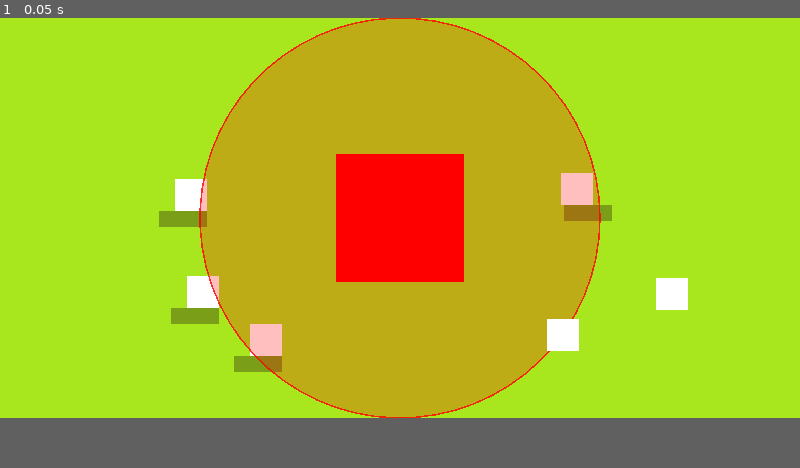
Above: before the commit, frame 1.
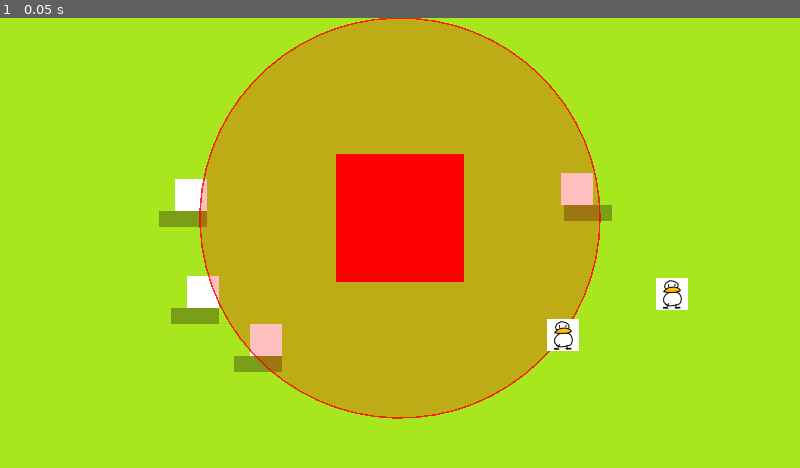
Above: after the commit, the same moment.

Repository: Sukimo/Duck_Tactics
Game: Godot game, scene res://Scene/arena_2d.tscn
The game is run twice, just before and just after one commit, with the same random seed, the same clock (stepped at 60 frames per second) and the same inputs.
Inputs:
- Up to frame 1 (0.05 s): no input
In our replay, the window is 800x400 before the commit and 800x450 after it. These sizes can differ from the game's own. Grey fills any space a smaller window leaves; there, only what the larger window draws over its background counts as a difference.

The runs differ from the first frame. In frame 1, 0.1% of the frame differs, in the area x 49-86%, y 58-90%.

Commit message:
[Add] sprite_mockup
scene resolution changed , test sprite png

Diff:
--- a/Scene/arena_2d.tscn
+++ b/Scene/arena_2d.tscn
@@ -6,15 +6,15 @@
 [ext_resource type="PackedScene" uid="uid://dg6buts2tf6ws" path="res://units/range_duck.tscn" id="5_7e173"]
 
 [sub_resource type="NavigationPolygon" id="NavigationPolygon_4ecip"]
-vertices = PackedVector2Array(779.02344, 17.929688, 779.96875, 382.96875, 16.921875, 381.02344, 14.0703125, 13.0625)
+vertices = PackedVector2Array(778.9531, 17.929688, 777.0469, 426, 20.84375, 426, 14.15625, 13.0625)
 polygons = Array[PackedInt32Array]([PackedInt32Array(0, 1, 2, 3)])
-outlines = Array[PackedVector2Array]([PackedVector2Array(789, 8, 790, 393, 7, 391, 4, 3)])
+outlines = Array[PackedVector2Array]([PackedVector2Array(789, 8, 787, 436, 11, 436, 4, 3)])
 
 [node name="Arena2D" type="Node2D" unique_id=1399404612]
 
 [node name="BG" type="ColorRect" parent="." unique_id=2118744463]
 offset_right = 800.0
-offset_bottom = 400.0
+offset_bottom = 450.0
 color = Color(0.65882355, 0.9019608, 0.11372549, 1)
 
 [node name="Camera2D" type="Camera2D" parent="." unique_id=1840305265]
--- a/project.godot
+++ b/project.godot
@@ -18,9 +18,9 @@
 [display]
 
 window/size/viewport_width=800
-window/size/viewport_height=400
+window/size/viewport_height=450
 window/size/window_width_override=1600
-window/size/window_height_override=800
+window/size/window_height_override=900
 window/stretch/mode="viewport"
 
 [dotnet]
--- a/units/duck.tscn
+++ b/units/duck.tscn
@@ -1,7 +1,7 @@
 [gd_scene format=3 uid="uid://b5n1lfuy8wd1o"]
 
-[ext_resource type="Texture2D" uid="uid://ce6o71538cywk" path="res://cube32.png" id="1_defs6"]
 [ext_resource type="Script" uid="uid://chhrvij7vrib2" path="res://units/duck.gd" id="1_txoiq"]
+[ext_resource type="Texture2D" uid="uid://brtc57awtjdat" path="res://sprites/duck_v1.png" id="2_q20hg"]
 
 [sub_resource type="RectangleShape2D" id="RectangleShape2D_txoiq"]
 size = Vector2(32, 32)
@@ -10,7 +10,7 @@
 script = ExtResource("1_txoiq")
 
 [node name="Sprite2D" type="Sprite2D" parent="." unique_id=727289044]
-texture = ExtResource("1_defs6")
+texture = ExtResource("2_q20hg")
 
 [node name="CollisionShape2D" type="CollisionShape2D" parent="." unique_id=472093862]
 shape = SubResource("RectangleShape2D_txoiq")
--- a/units/melee_duck.tscn
+++ b/units/melee_duck.tscn
@@ -1,7 +1,7 @@
 [gd_scene format=3 uid="uid://cyntornrl8nbf"]
 
 [ext_resource type="Script" uid="uid://ctvlk57sns1bt" path="res://units/melee_duck.gd" id="1_fydtf"]
-[ext_resource type="Texture2D" uid="uid://ce6o71538cywk" path="res://cube32.png" id="2_vt4yn"]
+[ext_resource type="Texture2D" uid="uid://djumuu38bf2o8" path="res://sprites/duckNearest_v1.png" id="2_vt4yn"]
 [ext_resource type="Script" uid="uid://dufoubqahcdi" path="res://components/melee_attack.gd" id="3_vt4yn"]
 
 [sub_resource type="RectangleShape2D" id="RectangleShape2D_txoiq"]
@@ -11,6 +11,7 @@
 script = ExtResource("1_fydtf")
 
 [node name="Sprite2D" type="Sprite2D" parent="." unique_id=727289044]
+texture_filter = 1
 texture = ExtResource("2_vt4yn")
 
 [node name="CollisionShape2D" type="CollisionShape2D" parent="." unique_id=472093862]
--- a/units/range_duck.tscn
+++ b/units/range_duck.tscn
@@ -1,7 +1,7 @@
 [gd_scene format=3 uid="uid://dg6buts2tf6ws"]
 
 [ext_resource type="Script" uid="uid://bqosdplvx2qo5" path="res://units/range_duck.gd" id="1_8fxrk"]
-[ext_resource type="Texture2D" uid="uid://ce6o71538cywk" path="res://cube32.png" id="2_xd7ve"]
+[ext_resource type="Texture2D" uid="uid://brtc57awtjdat" path="res://sprites/duck_v1.png" id="2_xd7ve"]
 [ext_resource type="Script" uid="uid://c7w68xdn0asqh" path="res://components/range_attack.gd" id="3_xd7ve"]
 
 [sub_resource type="RectangleShape2D" id="RectangleShape2D_txoiq"]
Binary file added: sprites/duck128_v1.png
Binary file added: sprites/duckNearest_v1.png
Binary file added: sprites/duck_v1.png
